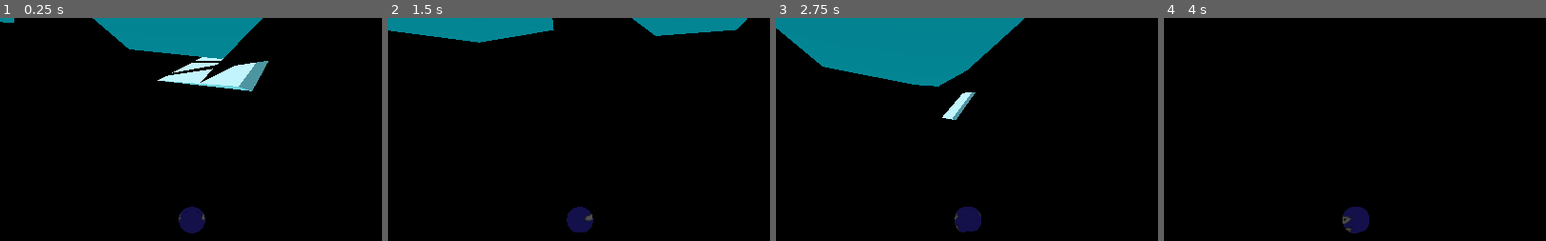
Above: before the commit, frames 1-4 (left to right).
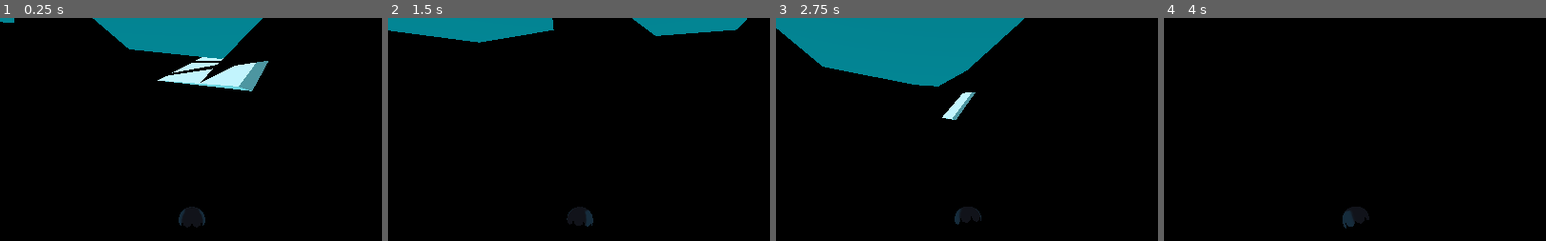
Above: after the commit, the same moments.

Repository: DeerTears/KinematicBoarder
Game: Godot game, scene res://Levels/Area1.tscn
Two runs of this game, one before a commit and one after it. Both use one fixed random seed, a clock stepped at 60 frames per second and the inputs below. The engine's default icon, where the game draws it, is replaced by a stand-in: a white triangle on a blue panel in a dark square.
Inputs (mouse positions are % of the whole screen's width and height, from its top left):
- Up to frame 1 (0.25 s): no input
- Up to frame 2 (1.5 s): move the mouse to (55, 50) at 0.52 s; hold Mouse wheel up (zoom_in) 0.53-1.28 s; hold W (fwd) from 0.53 s (still down); move the mouse to (45, 50) at 1.27 s; tap Mouse wheel down (zoom_out) at 1.35 s
- Up to frame 3 (2.75 s): keep holding W (fwd); move the mouse to (52, 48) at 2.02 s; hold Mouse wheel up (zoom_in) from 2.03 s (still down)
- Up to frame 4 (4 s): keep holding W (fwd); move the mouse to (49, 52) at 2.77 s; release Mouse wheel up (zoom_in) at 2.78 s; tap Mouse wheel down (zoom_out) at 2.85 s; tap Enter at 3.5 s; move the mouse to (57, 51) at 3.52 s; hold Mouse wheel up (zoom_in) from 3.53 s (still down)
The pictures show only the part of the screen within x 25-75%, y 5-55%; the shares and areas given below are measured in that part.

The runs differ from the first frame. In frame 1, 0.6% of the frame differs, in the area x 46-54%, y 84-97%; in frame 2, 0.6%; in frame 3, 0.6%; in frame 4, 0.6%.

Commit message:
Preparing for new rotation stuff

Diff:
--- a/Actors/Player.tscn
+++ b/Actors/Player.tscn
@@ -2,7 +2,14 @@
 
 [ext_resource path="res://Actors/Scripts/Player.gd" type="Script" id=1]
 [ext_resource path="res://Actors/Scripts/Rider.gd" type="Script" id=2]
-[ext_resource path="res://Materials/Actors/sanicface.png" type="Texture" id=3]
+[ext_resource path="res://icon.png" type="Texture" id=3]
+
+[sub_resource type="CapsuleShape" id=5]
+radius = 0.5
+
+[sub_resource type="CapsuleMesh" id=9]
+radius = 0.5
+radial_segments = 8
 
 [sub_resource type="CubeMesh" id=1]
 size = Vector3( 0.5, 1, 0.5 )
@@ -25,9 +32,6 @@
 [sub_resource type="CubeMesh" id=4]
 size = Vector3( 1, 0.1, 3 )
 
-[sub_resource type="CapsuleShape" id=5]
-radius = 0.5
-
 [sub_resource type="PrismMesh" id=6]
 size = Vector3( 0.5, 0.5, 0.1 )
 
@@ -41,9 +45,6 @@
 radial_segments = 4
 rings = 1
 
-[sub_resource type="PrismMesh" id=9]
-size = Vector3( 0.5, 0.5, 0.1 )
-
 [node name="Player" type="Spatial"]
 script = ExtResource( 1 )
 
@@ -51,21 +52,6 @@
 transform = Transform( -1.62921e-07, 0, -1, 0, 1, 0, 1, 0, -1.62921e-07, 0, 0, 0 )
 collision_mask = 16
 script = ExtResource( 2 )
-
-[node name="MeshBody" type="MeshInstance" parent="Rider"]
-transform = Transform( 1, 0, 0, 0, 1, 0, 0, 0, 1, 0, 0.05, 0 )
-mesh = SubResource( 1 )
-material/0 = null
-
-[node name="MeshHead" type="MeshInstance" parent="Rider"]
-transform = Transform( 1, 0, 0, 0, 1, 0, 0, 0, 1, 0, 1, 0 )
-mesh = SubResource( 3 )
-material/0 = null
-
-[node name="MeshBoard" type="MeshInstance" parent="Rider"]
-transform = Transform( 1, 0, 0, 0, 1, 0, 0, 0, 1, 0, -0.5, 0 )
-mesh = SubResource( 4 )
-material/0 = null
 
 [node name="TransformCam" type="RemoteTransform" parent="Rider"]
 transform = Transform( 1, 0, 0, 0, 1, 0, 0, 0, 1, 0, 1, 0 )
@@ -79,15 +65,36 @@
 update_rotation = false
 update_scale = false
 
-[node name="TransformMagArrow" type="RemoteTransform" parent="Rider"]
-transform = Transform( 1, 0, 0, 0, 1, 0, 0, 0, 1, 0, 1, 0 )
-remote_path = NodePath("../../MagnitudeJoint")
-update_rotation = false
-update_scale = false
-
 [node name="CollisionShape" type="CollisionShape" parent="Rider"]
 transform = Transform( 1, 0, 0, 0, -1.62921e-07, -1, 0, 1, -1.62921e-07, 0, 0.45, 0 )
 shape = SubResource( 5 )
+
+[node name="MeshInstance" type="MeshInstance" parent="Rider"]
+transform = Transform( 1, -1.62921e-07, -1.62921e-07, 1.62921e-07, -4.37114e-08, 1, -1.62921e-07, -1, -4.37114e-08, 0, 0.45, 0 )
+mesh = SubResource( 9 )
+material/0 = null
+
+[node name="Meshes" type="Spatial" parent="Rider"]
+
+[node name="Body" type="MeshInstance" parent="Rider/Meshes"]
+transform = Transform( 1, 0, 0, 0, 1, 0, 0, 0, 1, 0, 0.05, 0 )
+mesh = SubResource( 1 )
+material/0 = null
+
+[node name="Head" type="MeshInstance" parent="Rider/Meshes"]
+transform = Transform( 1, 0, 0, 0, 1, 0, 0, 0, 1, 0, 1, 0 )
+mesh = SubResource( 3 )
+material/0 = null
+
+[node name="Board" type="MeshInstance" parent="Rider/Meshes"]
+transform = Transform( 1, 0, 0, 0, 1, 0, 0, 0, 1, 0, -0.5, 0 )
+mesh = SubResource( 4 )
+material/0 = null
+
+[node name="EditorArrow" type="MeshInstance" parent="Rider/Meshes"]
+transform = Transform( -1, 8.74228e-08, 1.42432e-14, 0, -1.62921e-07, 1, 8.74228e-08, 1, 1.62921e-07, 1.62921e-07, 0.5, 1 )
+mesh = SubResource( 6 )
+material/0 = null
 
 [node name="CamJoint" type="Spatial" parent="."]
 transform = Transform( 1, 0, 0, 0, 1, 0, 0, 0, 1, 0, 1, 0 )
@@ -97,11 +104,6 @@
 current = true
 fov = 80.0
 far = 500.0
-
-[node name="EditorArrow" type="MeshInstance" parent="."]
-transform = Transform( 7.54982e-08, -1, -1.62921e-07, 0, -1.62921e-07, 1, -1, -7.54982e-08, -1.23001e-14, -1, 0.5, 0 )
-mesh = SubResource( 6 )
-material/0 = null
 
 [node name="NormalJoint" type="Spatial" parent="."]
 transform = Transform( 1, 0, 0, 0, 1, 0, 0, 0, 1, 0, 1, 0 )
@@ -114,15 +116,6 @@
 [node name="ArrowStem" type="MeshInstance" parent="NormalJoint"]
 transform = Transform( 1, 0, 0, 0, 1, 0, 0, 0, 1, 0, 1.75282, 0 )
 mesh = SubResource( 8 )
-material/0 = null
-
-[node name="MagnitudeJoint" type="Spatial" parent="."]
-transform = Transform( 1, 0, 0, 0, 1, 0, 0, 0, 1, 0, 1, 0 )
-visible = false
-
-[node name="MagnitudeArrow" type="MeshInstance" parent="MagnitudeJoint"]
-transform = Transform( 1, 0, 0, 0, 1, 0, 0, 0, 1, 0, 1.5, 0 )
-mesh = SubResource( 7 )
 material/0 = null
 
 [node name="UI" type="CanvasLayer" parent="."]
@@ -195,11 +188,3 @@
 text = "boost exists"
 align = 2
 valign = 1
-
-[node name="StoredRotation" type="Position3D" parent="."]
-transform = Transform( 1, 0, 0, 0, 1, 0, 0, 0, 1, 0, 1, 0 )
-
-[node name="MeshInstance" type="MeshInstance" parent="StoredRotation"]
-transform = Transform( -4.37114e-08, -1, 0, -4.37114e-08, 1.91069e-15, 1, -1, 4.37114e-08, -4.37114e-08, 0, -5.96046e-08, 0 )
-mesh = SubResource( 9 )
-material/0 = null
--- a/Actors/Scripts/Player.gd
+++ b/Actors/Scripts/Player.gd
@@ -35,7 +35,7 @@
 	else:
 		x_inversion = -1
 	Input.set_mouse_mode(Input.MOUSE_MODE_CAPTURED)
-	$EditorArrow.visible = false
+	$Rider/Meshes/EditorArrow.visible = false
 
 func _input(event):
 	# joypad camera
--- a/Actors/Scripts/Rider.gd
+++ b/Actors/Scripts/Rider.gd
@@ -16,6 +16,9 @@
 var velocity = Vector3.ZERO
 var dampening = 0.9825 # todo: make steering behaviour
 export var current_floor_normal = Vector3.UP
+
+# turning
+onready var Meshes = $Meshes
 
 func _physics_process(delta):
 	input_strength = input_strength.normalized()
@@ -56,4 +59,3 @@
 	move_and_slide(velocity, current_floor_normal, false, 4, 0.8, false)
 	velocity.x *= dampening
 	velocity.z *= dampening
-	print(rotation.y)
